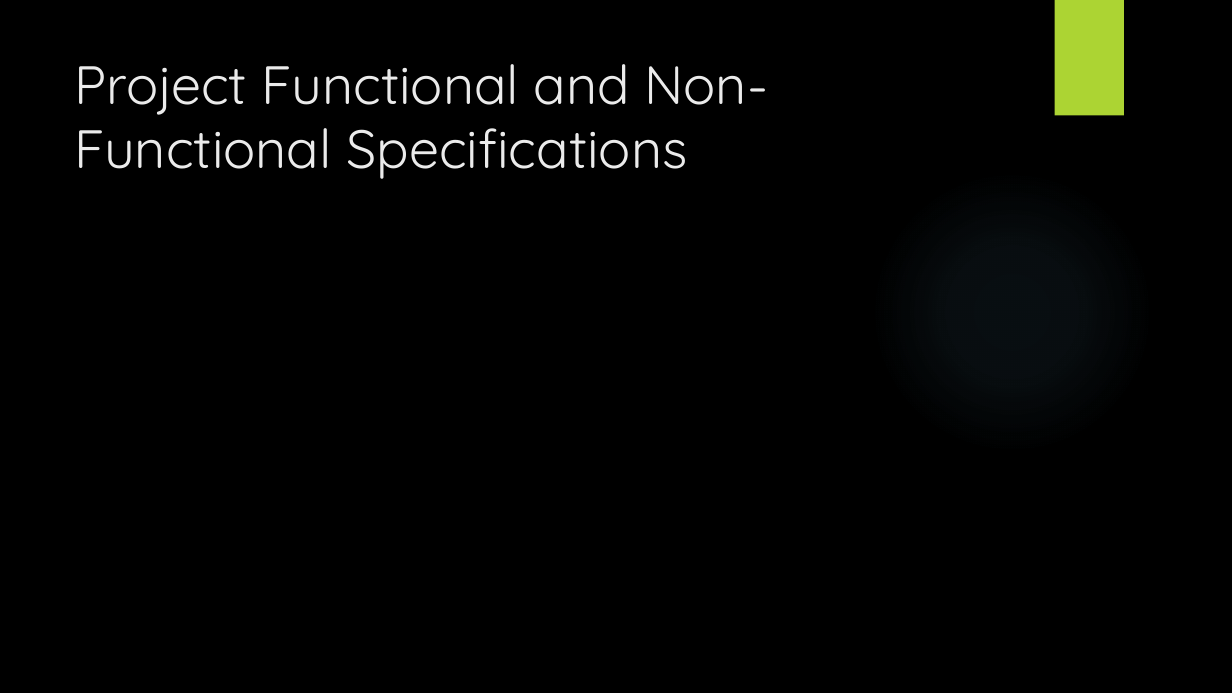
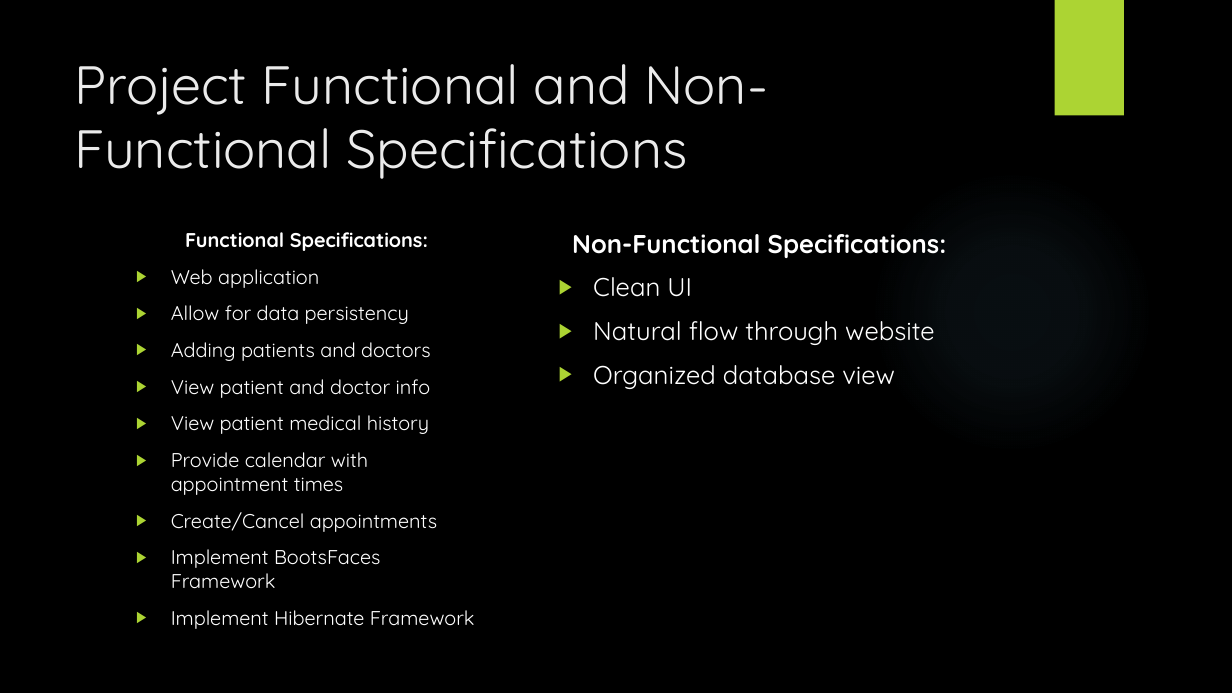
Before and after one commit to TheBrokenTheory/CapstoneProject2019, a slide deck: slide 4 of Documentation/BetaPresentation.pptx. Drawn at 1232x693 pixels with LibreOffice and Linux fonts; fonts in the diff are those of the drawing; background and template pictures are left out. Boxes give left, top, right and bottom in pixels: in the first picture for what was removed or moved away, otherwise in the second. Text is boxed around its words. In the diff, an @@ line names an element or a change of style, - is before the commit and + after.

```diff
--- a/Documentation/BetaPresentation.pptx
+++ b/Documentation/BetaPresentation.pptx
@@ text added at bbox=[171, 232, 475, 629], 15.5 pt, text #FFFFFF @@
+Functional Specifications:
+▶ Web application
+▶ Allow for data persistency
+▶ Adding patients and doctors
+▶ View patient and doctor info
+▶ View patient medical history
+▶ Provide calendar with appointment times
+▶ Create/Cancel appointments
+▶ Implement BootsFaces Framework
+▶ Implement Hibernate Framework
@@ text added at bbox=[572, 234, 947, 389], 20 pt, text #FFFFFF @@
+Non-Functional Specifications:
+▶ Clean UI
+▶ Natural flow through website
+▶ Organized database view
```
Also in this commit, not shown: 3 other slides changed, 1 slide added, 1 slide removed.
